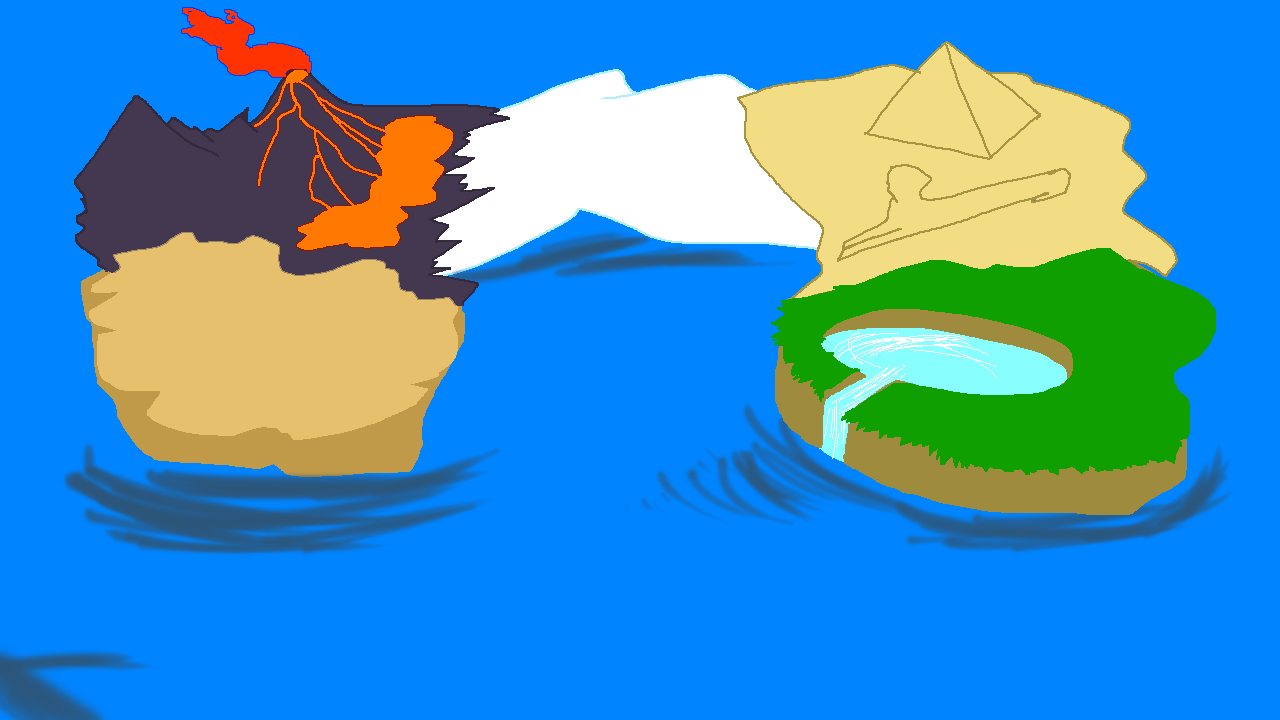
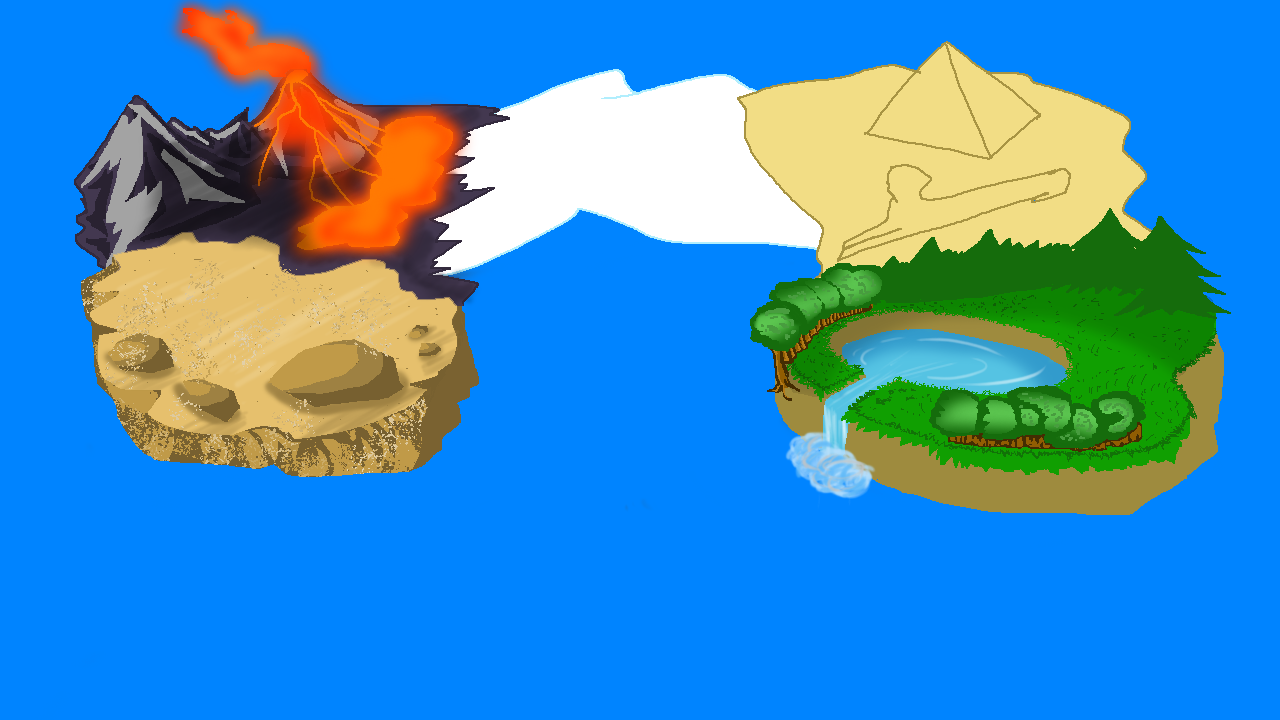
Revision of a layered 1280x720 image; what changed, layer by layer:
added layer "Calque 33" (44%) above "Calque 25" over [125, 100, 483, 308]
added layer "Calque 25" above "Calque 24" over [761, 274, 1129, 441]
added layer "Calque 24" above "Calque 23" over [753, 269, 1134, 444]
added layer "Calque 23" above "Calque 27" over [750, 208, 1231, 449]
added layer "Calque 26" above "Calque 29" over [767, 293, 873, 401]
added layer "Calque 29" (17%) above "Calque 21" over [780, 277, 1216, 403]
added layer "Calque 21" above "Calque 10 copie" over [161, 0, 468, 262]
added layer "Calque 10 copie" above "Calque 10" over [169, 0, 468, 265]
added layer "Calque 20" above "Calque 36" over [238, 47, 479, 274]
added layer "Calque 19" above "Calque 18" over [81, 259, 428, 477]
added layer "Calque 18" above "Calque 17" over [81, 257, 479, 477]
added layer "Calque 17" above "Calque 16" over [105, 253, 438, 445]
added layer "Calque 16" above "Calque 15" over [114, 325, 441, 422]
added layer "Calque 15" above "Calque 22" over [108, 325, 441, 422]
added layer "Calque 22" above "Calque 2" over [97, 252, 472, 455]
added layer "Calque 11" above "Calque 12" over [81, 87, 379, 267]
added layer "Calque 12" (62%) above "Calque 13" over [86, 81, 371, 260]
added layer "Calque 13" above "Calque 4" over [117, 92, 484, 312]
added layer "Calque 30" above "Calque 8" over [791, 295, 1217, 462]
painted on "Calque 8" over [785, 309, 1073, 410]
painted on "Calque 7" over [820, 303, 1224, 479]
added layer "Calque 35" above "Calque 34" over [811, 336, 1047, 511]
added layer "Calque 34" (45%) above "Calque 9" over [813, 318, 1087, 431]
painted on "Calque 9" over [0, 229, 1235, 720]
…and 6 more changes (5 added, 1 painted)
